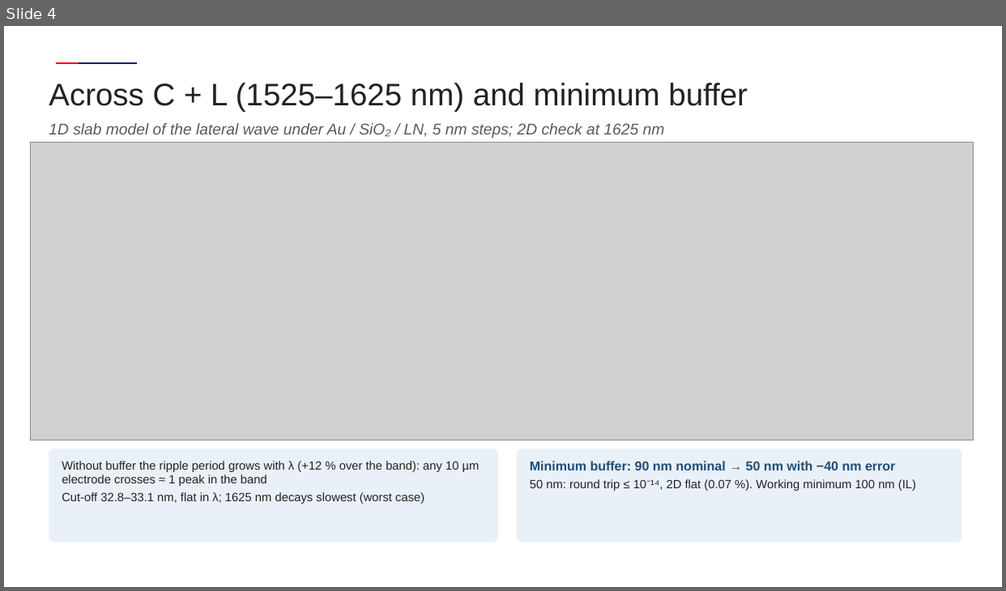
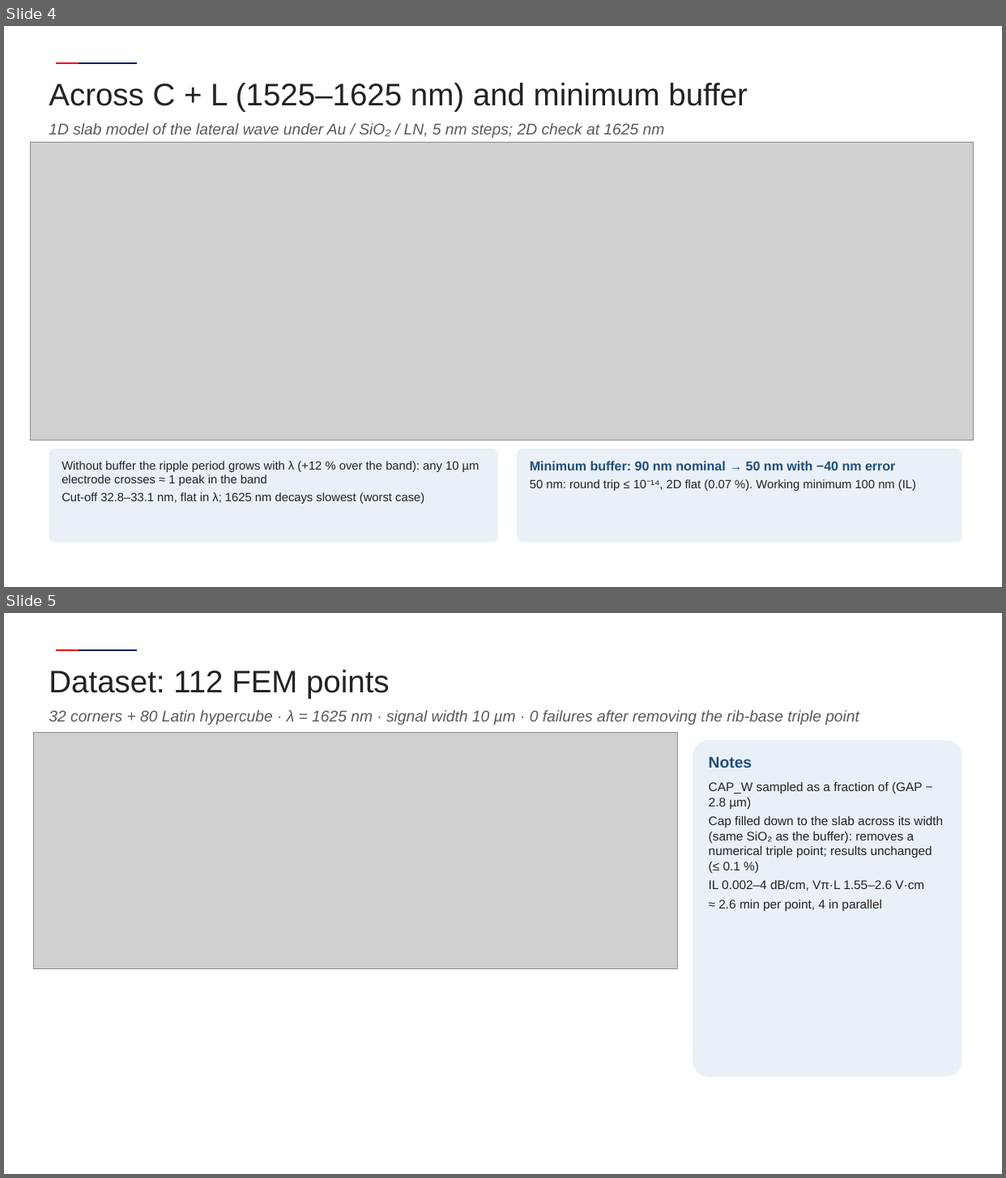
Before and after one commit to andreimuresian/claude, a slide deck: results/madrid/m1/deck/Madrid1_results_AFR.pptx. Shown one above the other, each under a label of ours: slide 4 before the commit, slides 4 and 5 after it. The pictures are 1006x591 and 1006x1178 pixels, drawn with LibreOffice and Linux fonts; fonts in the diff are those of the drawing; grey boxes stand for pictures; background and template pictures are left out. Boxes give left, top, right and bottom in pixels: in the first picture for what was removed or moved away, otherwise in the second. Text is boxed around its words. In the diff, an @@ line names an element or a change of style, - is before the commit and + after.

```diff
--- a/results/madrid/m1/deck/Madrid1_results_AFR.pptx
+++ b/results/madrid/m1/deck/Madrid1_results_AFR.pptx
@@ slide 5 added at (x1=4, y1=613, x2=1002, y2=1174), background #FFFFFF; not listed: 2 template elements that a slide beside it also shows @@
@@ text added at (x1=49, y1=670, x2=390, y2=698), 30 pt, text #222222 @@
+Dataset: 112 FEM points
@@ picture added at (x1=34, y1=733, x2=678, y2=969) @@
@@ text added at (x1=49, y1=710, x2=859, y2=725), 15 pt, text #595959, italic @@
+32 corners + 80 Latin hypercube · λ = 1625 nm · signal width 10 µm · 0 failures after removing the rib-base triple point
@@ rounded rectangle added at (x1=692, y1=740, x2=962, y2=1077), fill #EAF0F7, 12 pt, text #222222 @@
+Notes
+CAP_W sampled as a fraction of (GAP − 2.8 µm)
+Cap filled down to the slab across its width (same SiO₂ as the buffer): removes a numerical triple point; results unchanged (≤ 0.1 %)
+IL 0.002–4 dB/cm, Vπ·L 1.55–2.6 V·cm
+≈ 2.6 min per point, 4 in parallel
```
Also in this commit, not shown: 4 other slides added, 10 other files.
